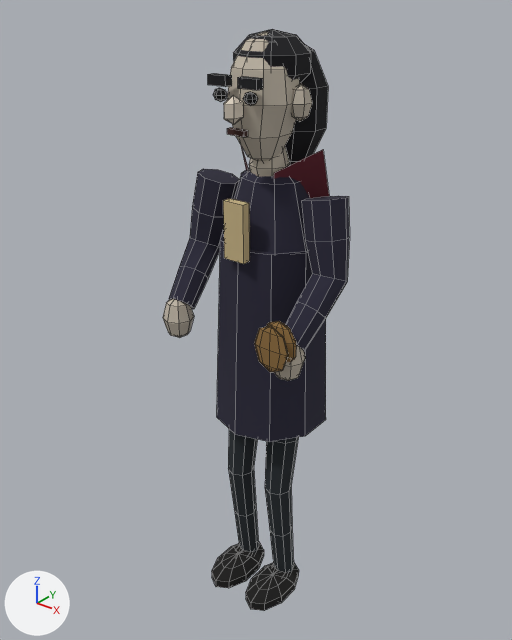
The Blender file characters/vesper-3d/vesper.blend: old version first, new version second.
Rendered twice from a camera (50 mm lens) standing at (1.88, -2.44, 3.12) and looking at (-0.07, 0.0, 1.61). Arrows for +X, +Y and +Z are at lower left; the lights stay in place. The older version comes first. Mesh edges are drawn as thin lines.

Objects in the first picture: 'VesperSkin'.
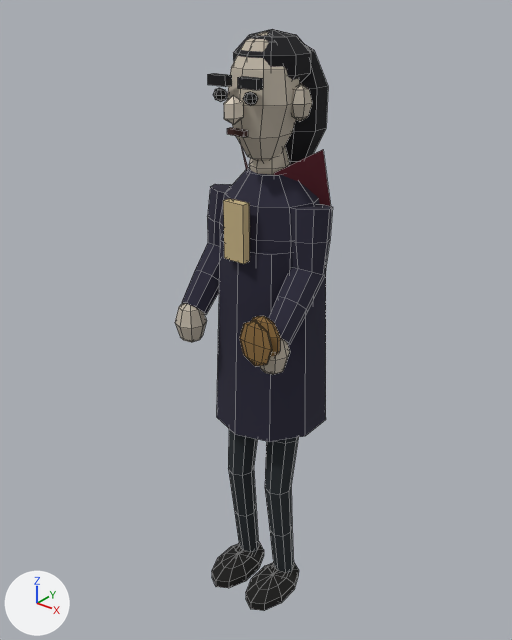
The change, as JSON lines over the scene's bpy script:
```json
{"block": "me_sphere_084", "where": "# used by ob_vesperskin; location = (0.0, 0.0, 0.0)"}
{"op": "remove", "block": "me_sphere_084", "code": "me_sphere_084.from_pydata(...)  # 838 vertices, 912 faces; spans x -0.44..0.44, y -0.39..0.32, z 0.0..2.93"}
{"op": "add", "block": "me_sphere_084", "code": "me_sphere_084.from_pydata(...)  # 846 vertices, 904 faces; spans x -0.33..0.33, y -0.39..0.32, z 0.0..2.93"}
{"block": "me_sphere_084", "change": "me_sphere_084 part 1: the loose piece of 26 vertices spanning x 0.25..0.4, y -0.35..-0.2, z 1.55..1.77 is moved by (-0.08, 0.0, 0.0)"}
{"block": "me_sphere_084", "change": "me_sphere_084 part 2: the loose piece of 26 vertices spanning x -0.4..-0.25, y -0.35..-0.2, z 1.55..1.77 is moved by (0.08, 0.0, 0.0)"}
{"block": "me_sphere_084", "change": "me_sphere_084 part 3: the loose piece of 42 vertices spanning x 0.22..0.39, y -0.35..-0.29, z 1.62..1.84 is moved by (-0.08, 0.0, 0.0)"}
{"block": "me_sphere_084", "change": "me_sphere_084 part 4: the loose piece of 32 vertices spanning x 0.22..0.39, y -0.39..-0.36, z 1.62..1.84 is moved by (-0.08, 0.0, 0.0)"}
{"block": "me_sphere_084", "change": "me_sphere_084 part 5: the loose piece of 42 vertices spanning x -0.24..0.24, y -0.18..0.23, z 1.29..2.44 is rebuilt with 50 vertices and now spans x -0.25..0.25, y -0.18..0.23, z 1.46..2.36"}
{"block": "me_sphere_084", "change": "me_sphere_084 part 6"}
{"block": "me_sphere_084", "change": "98 vertices are removed from x -0.44..0.44, y -0.36..0.1, z 1.67..2.31"}
{"block": "me_sphere_084", "change": "108 faces are deleted"}
{"block": "me_sphere_084", "change": "8 vertices move from x -0.3..0.3, y -0.36..-0.04, z 1.64..1.98 to x -0.32..0.32, y -0.36..-0.04, z 1.64..1.98"}
{"block": "me_sphere_084", "change": "98 vertices are added at x -0.33..0.33, y -0.36..0.1, z 1.67..2.25"}
{"block": "me_sphere_084", "change": "108 new faces join them"}
{"block": "me_sphere_084", "change": "other edits to the shape of me_sphere_084 do not show in these pictures"}
```

Pixel boxes (x1, y1, x2, y2) of what changed, in the pictures (512 x 640 px; the box of a moved part takes in the faces that stretch with it):
```json
{"object": "VesperSkin", "change": "reshaped", "before": [163, 29, 350, 611], "after": [175, 29, 332, 611], "on screen": "16% narrower"}
{"part": 1, "of": "me_sphere_084", "change": "moved or reshaped", "before": [275, 345, 305, 381], "after": [260, 338, 290, 375]}
{"part": 2, "of": "me_sphere_084", "change": "moved or reshaped", "before": [163, 299, 194, 338], "after": [175, 303, 207, 342]}
{"part": 3, "of": "me_sphere_084", "change": "moved or reshaped", "before": [266, 321, 296, 362], "after": [252, 316, 280, 356]}
{"part": 4, "of": "me_sphere_084", "change": "moved or reshaped", "before": [254, 326, 288, 372], "after": [239, 320, 272, 367]}
{"part": 5, "of": "me_sphere_084", "change": "rebuilt", "before": [234, 165, 310, 253], "after": [220, 168, 320, 272]}
{"part": 6, "of": "me_sphere_084", "change": "moved or reshaped", "before": [169, 169, 350, 353], "after": [182, 184, 332, 347]}
```
